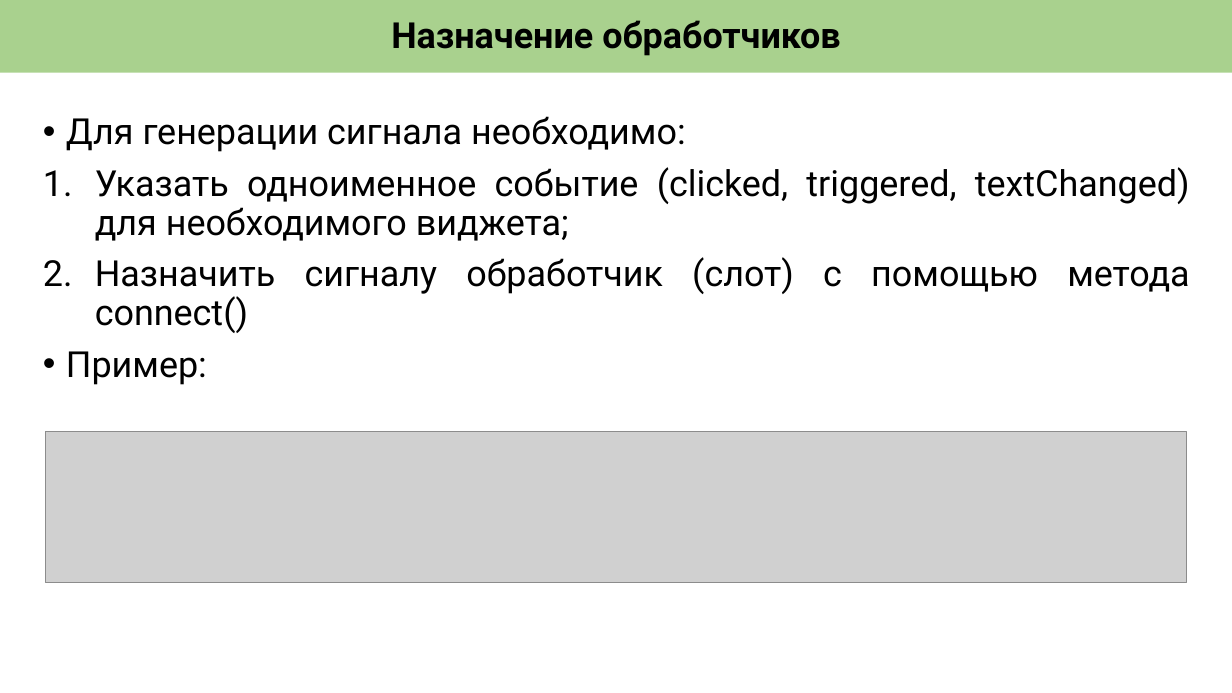
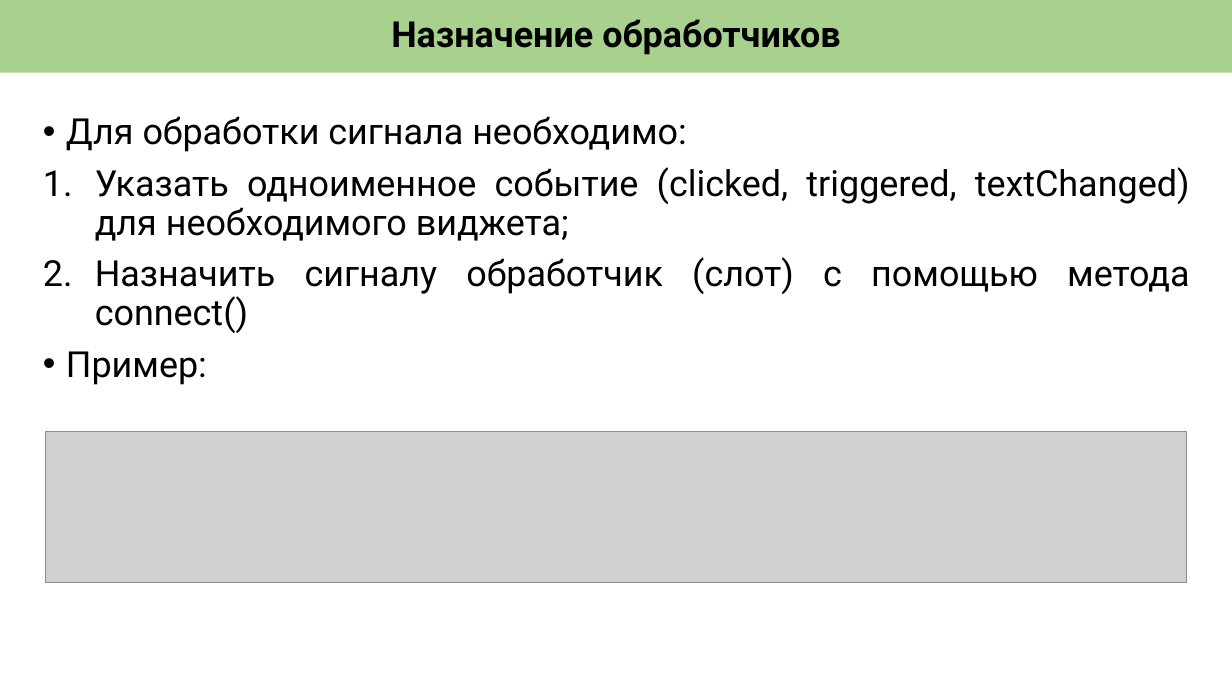
Before and after one commit to vladuxa23/DevPyQt, a slide deck: slide 6 of lections/L4_QtSignalsAndSlots.pptx. Drawn at 1232x693 pixels with LibreOffice and Linux fonts; fonts in the diff are those of the drawing; grey boxes stand for pictures. Boxes give left, top, right and bottom in pixels: in the first picture for what was removed or moved away, otherwise in the second. Text is boxed around its words. In the diff, an @@ line names an element or a change of style, - is before the commit and + after.

```diff
--- a/lections/L4_QtSignalsAndSlots.pptx
+++ b/lections/L4_QtSignalsAndSlots.pptx
@@ text at box(66, 116, 687, 152): text changed @@
-• Для генерации сигнала необходимо:
+• Для обработки сигнала необходимо:
```
Also in this commit, not shown: 1 other slide changed, 13 other files.
